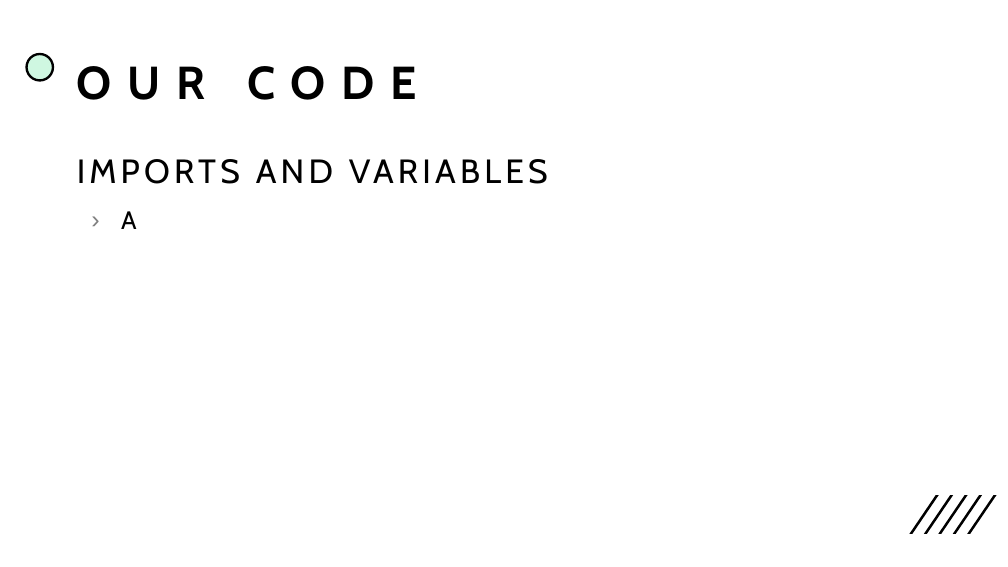
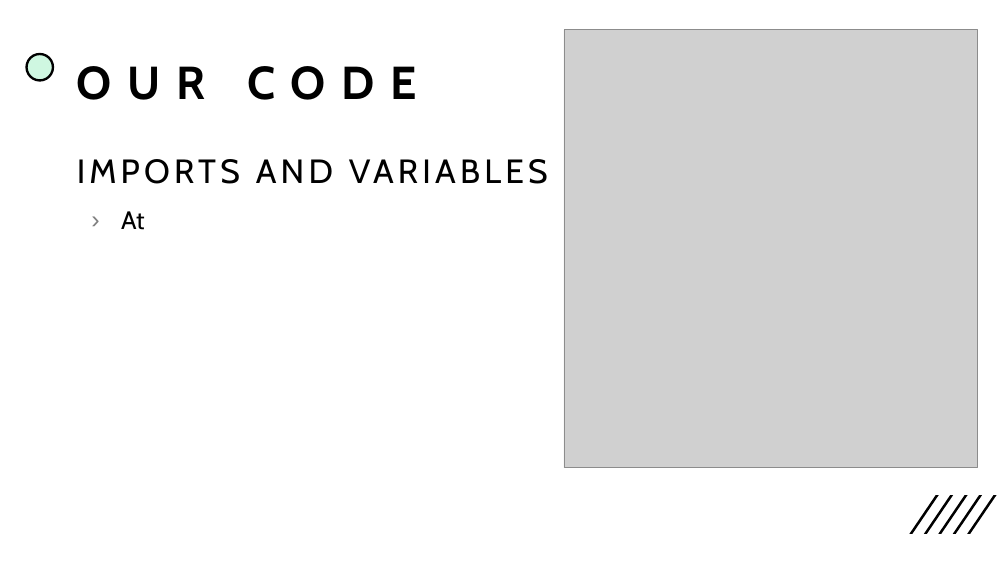
Before and after one commit to Edward-Boguslavsky/CORD-19-Q-A-System, a slide deck: slide 8 of nlp assignment 1.pptx (slide 7 before the commit). Drawn at 1008x567 pixels with LibreOffice and Linux fonts; fonts in the diff are those of the drawing; grey boxes stand for pictures. Boxes give left, top, right and bottom in pixels: in the first picture for what was removed or moved away, otherwise in the second. Text is boxed around its words. In the diff, an @@ line names an element or a change of style, - is before the commit and + after.

```diff
--- a/nlp assignment 1.pptx
+++ b/nlp assignment 1.pptx
@@ picture added at (564, 29, 978, 467) @@
@@ text at (121, 211, 144, 230): text changed @@
-› A
+› At
```
Also in this commit, not shown: 4 other slides changed, 3 slides added.
